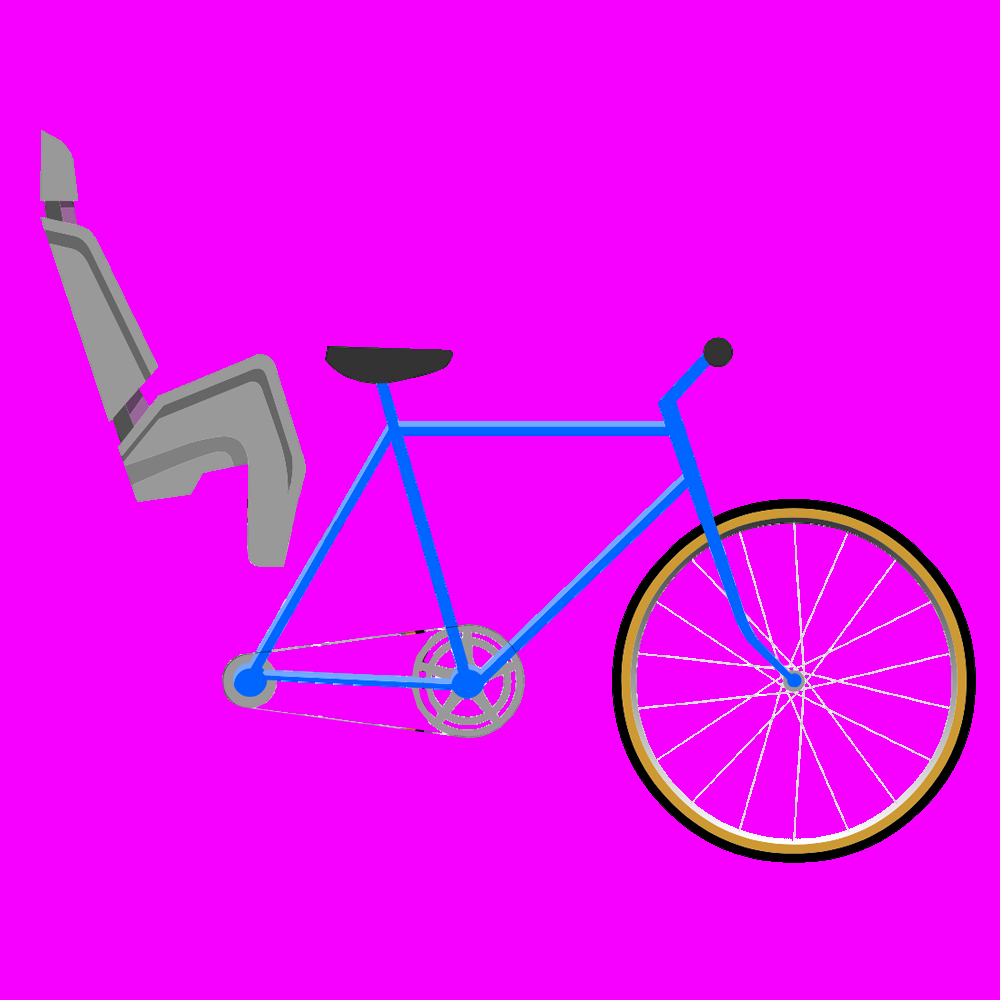
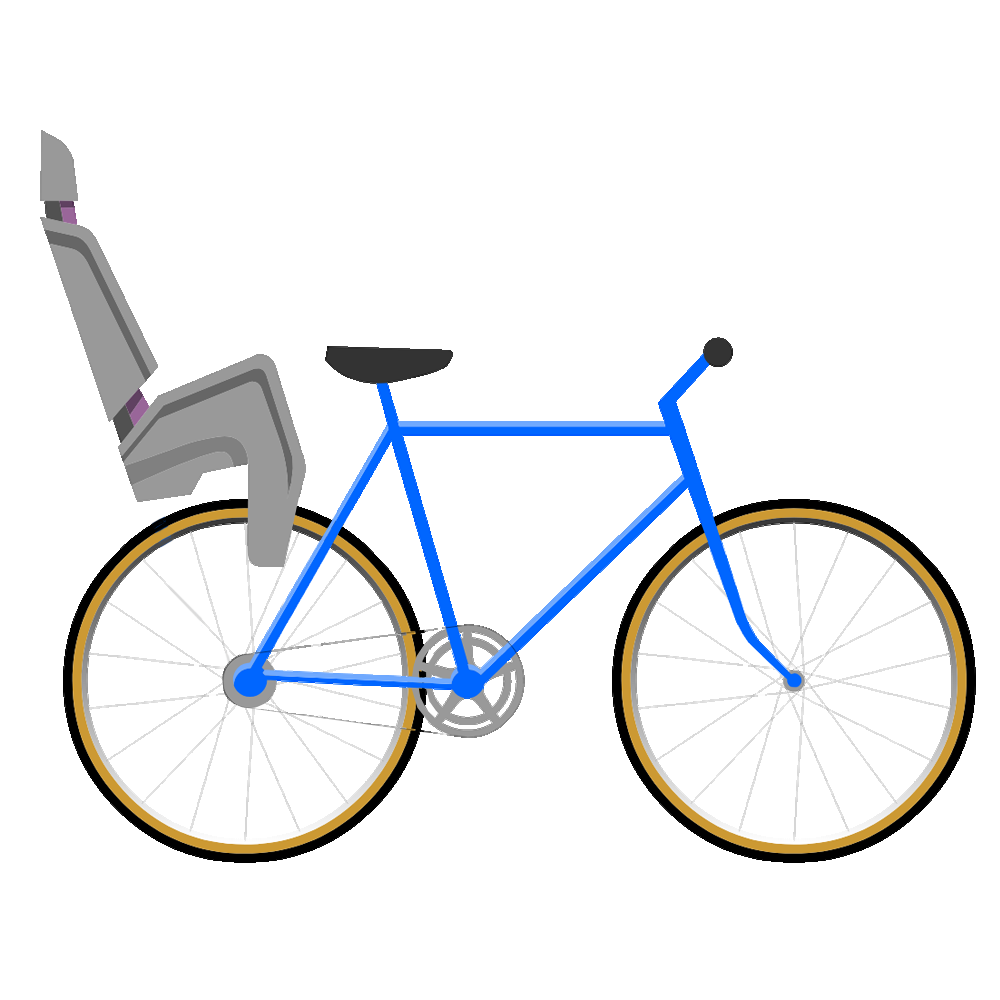
Layer changes from the first 1000 x 1000 image to the second:
added layer "Bike1_Childseet" above "Bike1_Frame" over [40, 130, 306, 567]
renamed "Layer 1" to "Bike1_Frame", painted on it over [40, 130, 804, 738]
renamed "Layer 3 copy" to "Bike1_Tire", showed it over [63, 499, 427, 863]
hid "Layer 2" over [0, 0, 1000, 1000]
